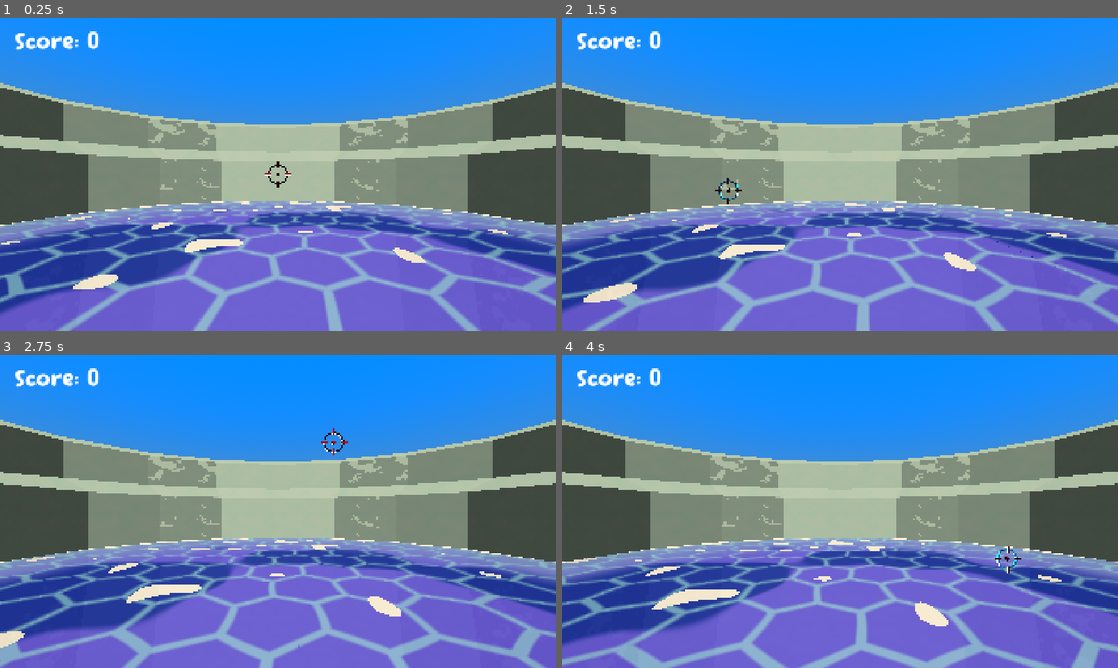
Above: before the commit, frames 1-4 (two rows, left to right).
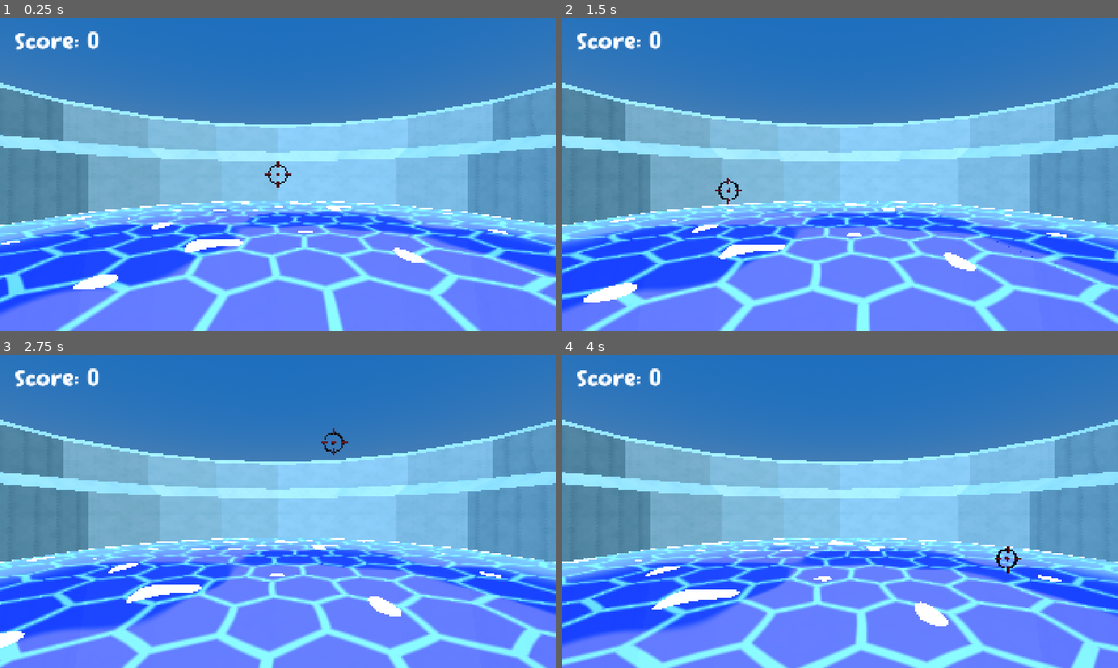
Above: after the commit, the same moments.

Repository: ashermemon/haven
Game: Godot game, scene res://game.tscn
Same seed, same stepped clock (60 frames per second), same inputs: the game is played once before the commit and once after it.
Inputs (mouse positions are in pixels of both pictures, inside the frame that each line leads up to):
- Up to frame 1 (0.25 s): no input
- Up to frame 2 (1.5 s): move the mouse to (962, 158) at 0.52 s; press the mouse at (962, 158) at 0.53 s; move the mouse to (728, 190) at 1.27 s; release the mouse at (728, 190) at 1.28 s; click (728, 190) at 1.35 s
- Up to frame 3 (2.75 s): move the mouse to (333, 442) at 2.02 s; press the mouse at (333, 442) at 2.03 s
- Up to frame 4 (4 s): move the mouse to (812, 574) at 2.77 s; release the mouse at (812, 574) at 2.78 s; click (812, 574) at 2.85 s; move the mouse to (1006, 558) at 3.52 s; press the mouse at (1006, 558) at 3.53 s

The runs differ from the first frame. In frame 1, 100% of the frame differs, in the area x 0-100%, y 0-100%; in frame 2, 100%; in frame 3, 100%; in frame 4, 100%.

Commit message:
fixed lighting bugs

Diff:
--- a/haven/game.tscn
+++ b/haven/game.tscn
@@ -6,7 +6,6 @@
 [ext_resource type="Script" uid="uid://cl1amh4jlsrij" path="res://camera.gd" id="3_fc0e3"]
 [ext_resource type="PackedScene" uid="uid://bywk1p2nshxrp" path="res://assets/models/Crosshair.glb" id="3_feb5d"]
 [ext_resource type="Script" uid="uid://fcjltld84i7d" path="res://Crosshair.gd" id="5_7jktm"]
-[ext_resource type="Shader" uid="uid://djr7ij7616hgr" path="res://game.gdshader" id="5_j5wjh"]
 [ext_resource type="PackedScene" uid="uid://cki312tkj55jj" path="res://hud.tscn" id="7_eow3j"]
 [ext_resource type="Shader" uid="uid://0p6o8010dbv6" path="res://toon_water.gdshader" id="8_vef74"]
 [ext_resource type="PackedScene" uid="uid://mmwqyddpoaxr" path="res://assets/models/BathTub.glb" id="10_hve3p"]
@@ -41,23 +40,6 @@
 material = SubResource("ShaderMaterial_uuvgp")
 size = Vector2(50, 50)
 
-[sub_resource type="ShaderMaterial" id="ShaderMaterial_hve3p"]
-render_priority = 0
-shader = ExtResource("5_j5wjh")
-shader_parameter/saturation = 1.15
-shader_parameter/contrast = 1.12
-shader_parameter/brightness = 1.05
-shader_parameter/color_levels = 5.0
-shader_parameter/toon_strength = 0.65
-shader_parameter/shadow_tint = Color(0.75, 0.83, 1, 1)
-shader_parameter/highlight_tint = Color(1, 0.98, 0.85, 1)
-shader_parameter/tint_strength = 0.2
-
-[sub_resource type="QuadMesh" id="QuadMesh_uuvgp"]
-material = SubResource("ShaderMaterial_hve3p")
-flip_faces = true
-size = Vector2(2, 2)
-
 [sub_resource type="ProceduralSkyMaterial" id="ProceduralSkyMaterial_e2o6t"]
 sky_top_color = Color(0.120128445, 0.45329928, 0.78299356, 1)
 sky_horizon_color = Color(0.5656549, 0.62510514, 0.6775485, 1)
@@ -70,12 +52,16 @@
 [sub_resource type="Environment" id="Environment_fc0e3"]
 background_mode = 2
 sky = SubResource("Sky_feb5d")
-ambient_light_source = 1
+ambient_light_source = 3
 ambient_light_color = Color(1, 1, 1, 1)
-ambient_light_energy = 0.5
+ambient_light_energy = 1.5
+tonemap_exposure = 0.9
 
 [node name="GameManager" type="Node3D" unique_id=220923442]
 script = ExtResource("1_eow3j")
+
+[node name="BathTub" parent="." unique_id=616188069 instance=ExtResource("10_hve3p")]
+transform = Transform3D(-8.847186e-08, 0, -2.0240002, 0, 2.0240002, 0, 2.0240002, 0, -8.847186e-08, 0, -1, -1)
 
 [node name="Water2" type="MeshInstance3D" parent="." unique_id=1044679275]
 transform = Transform3D(1, 0, 0, 0, 1, 0, 0, 0, 1, 0, -3, 0)
@@ -86,20 +72,29 @@
 script = ExtResource("3_fc0e3")
 crosshair = NodePath("../Crosshair")
 
-[node name="MeshInstance3D" type="MeshInstance3D" parent="Camera3D" unique_id=902763051]
-transform = Transform3D(1, 0, 0, 0, 1, 0, 0, 0, 1, 0, 0, -0.5)
-extra_cull_margin = 16384.0
-mesh = SubResource("QuadMesh_uuvgp")
-
 [node name="WorldEnvironment" type="WorldEnvironment" parent="." unique_id=1821137143]
 environment = SubResource("Environment_fc0e3")
 
 [node name="DirectionalLight3D" type="DirectionalLight3D" parent="." unique_id=835676724]
 transform = Transform3D(1, 0, 0, 0, 0.64278764, 0.76604444, 0, -0.76604444, 0.64278764, 4, 20.121872, -0.027923107)
-light_color = Color(1, 0.94509804, 0.8392157, 1)
-light_indirect_energy = 0.27
-light_volumetric_fog_energy = 2.0
+light_energy = 0.6
+light_indirect_energy = 1.434
+light_volumetric_fog_energy = 1.515
+light_angular_distance = 9.2
 light_specular = 0.3
+light_bake_mode = 1
+shadow_enabled = true
+directional_shadow_max_distance = 50.0
+
+[node name="DirectionalLight3D2" type="DirectionalLight3D" parent="." unique_id=1025043090]
+transform = Transform3D(1, 0, 0, 0, -4.371139e-08, -1, 0, 1, -4.371139e-08, 0, -10, 0)
+light_color = Color(0.8206829, 0.8664971, 0.99999815, 1)
+light_energy = 0.05
+light_indirect_energy = 1.434
+light_volumetric_fog_energy = 1.515
+light_angular_distance = 9.2
+light_specular = 0.3
+light_bake_mode = 1
 shadow_enabled = true
 directional_shadow_max_distance = 50.0
 
@@ -113,6 +108,3 @@
 script = ExtResource("5_7jktm")
 
 [node name="HUD" parent="." unique_id=1120462307 instance=ExtResource("7_eow3j")]
-
-[node name="BathTub" parent="." unique_id=616188069 instance=ExtResource("10_hve3p")]
-transform = Transform3D(-8.847186e-08, 0, -2.0240002, 0, 2.0240002, 0, 2.0240002, 0, -8.847186e-08, 0, -1, -1)
